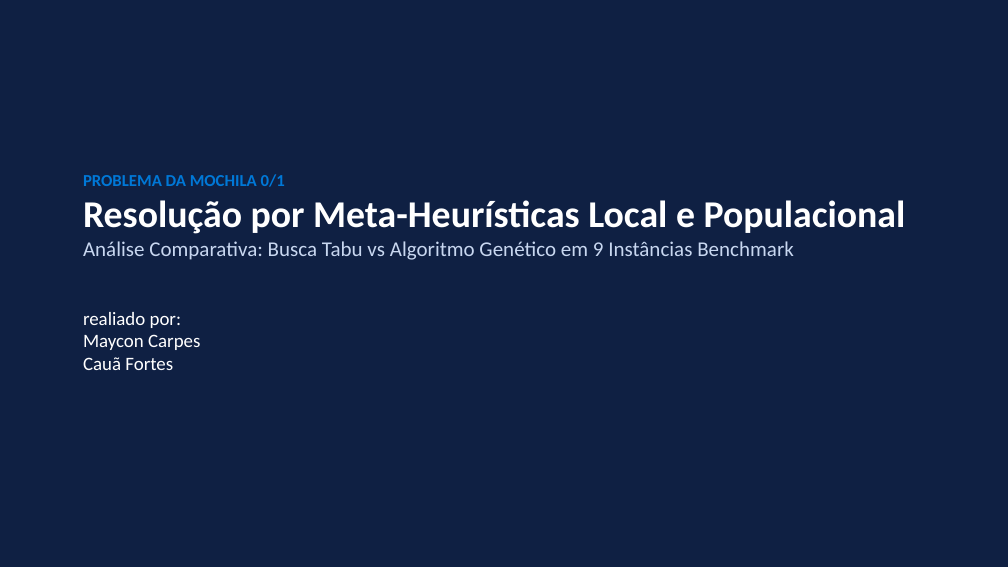
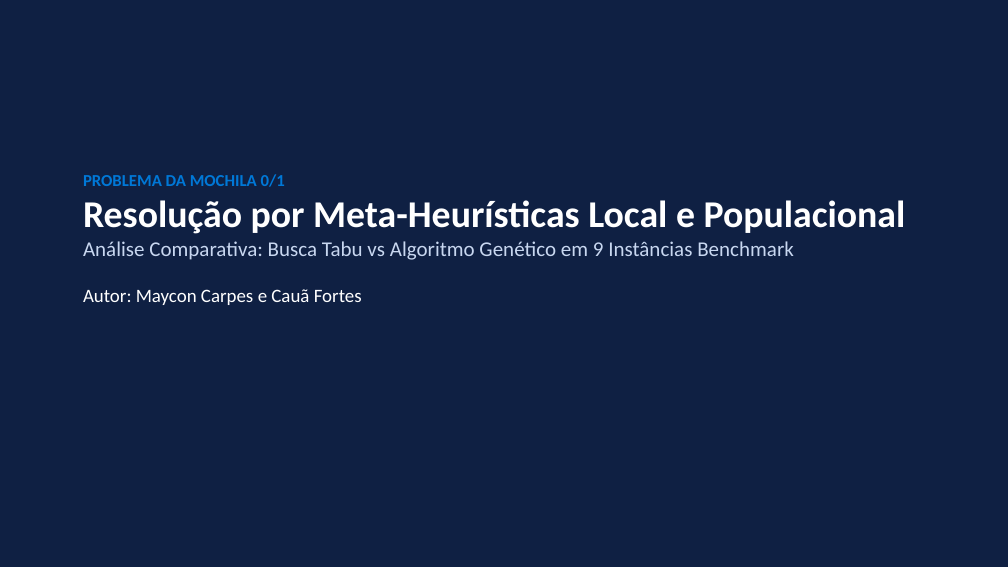
Before and after one commit to MayconCarpes/Mochila01, a slide deck: slide 1 of Mochila01_MetaHeuristicas_TabuVsAG.pptx. Drawn at 1008x567 pixels with LibreOffice and Linux fonts; fonts in the diff are those of the drawing. Boxes give left, top, right and bottom in pixels: in the first picture for what was removed or moved away, otherwise in the second. Text is boxed around its words. In the diff, an @@ line names an element or a change of style, - is before the commit and + after.

Commit message:
Nova alteracao do arquivo de apresentacao PowerPoint (.pptx)

```diff
--- a/Mochila01_MetaHeuristicas_TabuVsAG.pptx
+++ b/Mochila01_MetaHeuristicas_TabuVsAG.pptx
@@ text at (83,289,362,305): text changed @@
-realiado por:
-Maycon Carpes
-Cauã Fortes
+Autor: Maycon Carpes e Cauã Fortes
```
